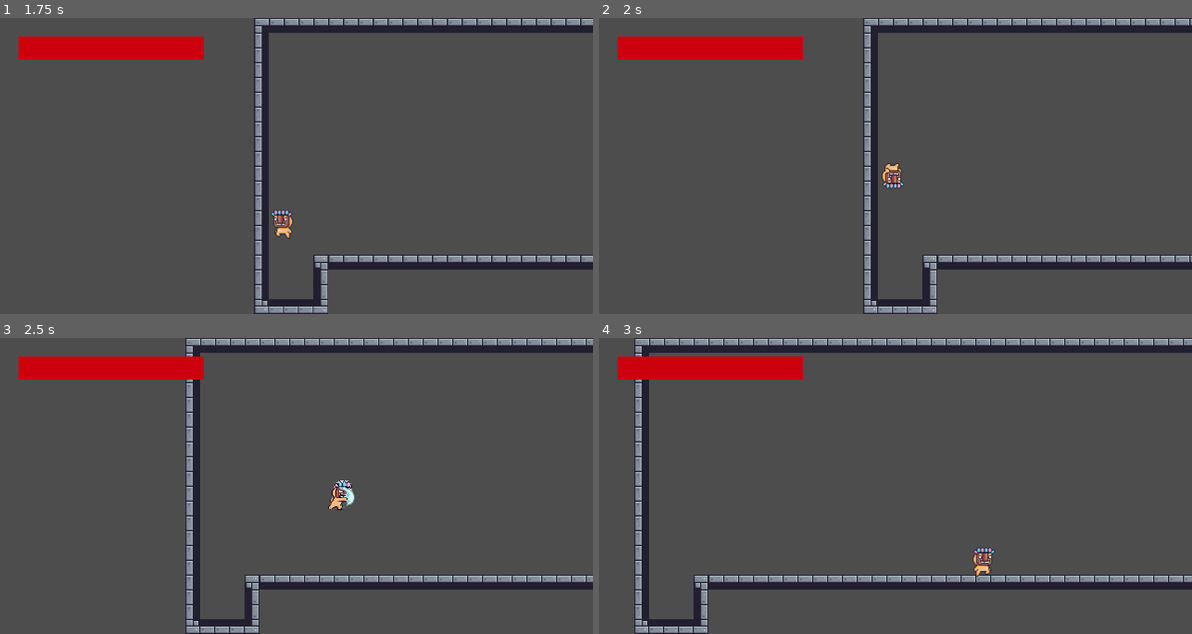
Above: before the commit, frames 1-4 (two rows, left to right).
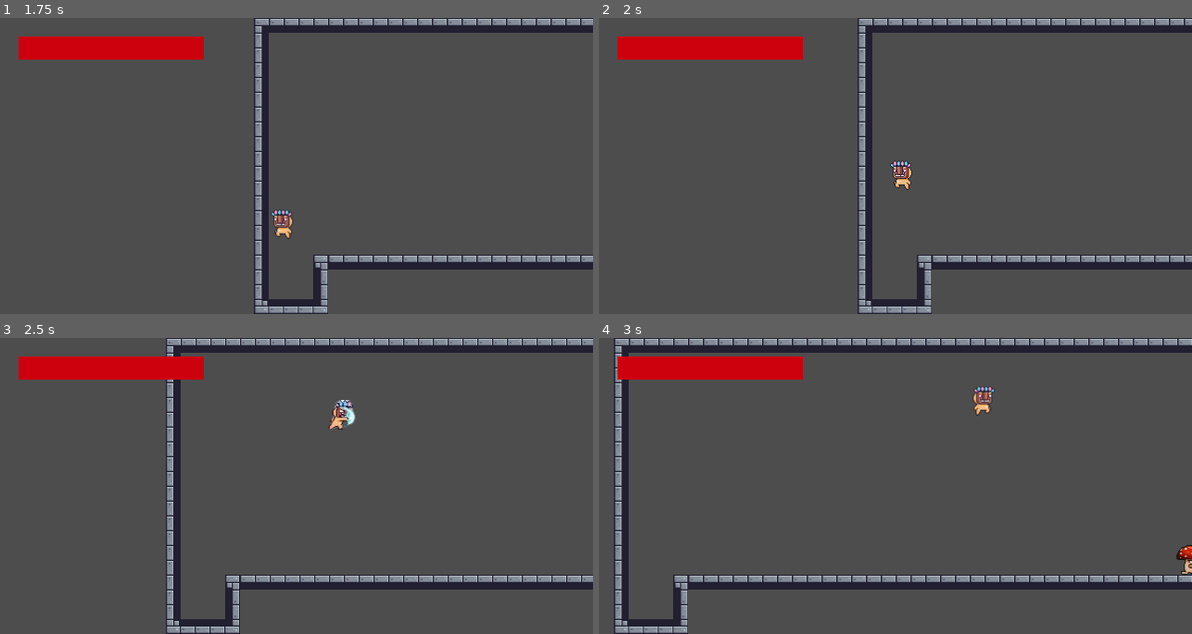
Above: after the commit, the same moments.

Repository: Th1nh2411/godot-test
Game: Godot game, scene res://main.tscn
The game is run twice, just before and just after one commit, with the same random seed, the same clock (stepped at 60 frames per second) and the same inputs. The project has no main scene, so this scene is started directly.
Inputs (mouse positions are in pixels of both pictures, inside the frame that each line leads up to):
- Up to frame 1 (1.75 s): tap Enter (ui_accept) at 0.5, 0.77, 0.8, 1.07, 1.35, 1.52 s; move the mouse to (426, 151) at 0.52 s; hold D (move_right) 0.53-1.28 s; tap Shift (dash) at 0.6, 1.55 s; click (426, 151) at 0.67 s; move the mouse to (177, 180) at 1.27 s; hold A (move_left) from 1.28 s (still down)
- Up to frame 2 (2 s): keep holding A (move_left); tap Enter (ui_accept) at 1.82 s
- Up to frame 3 (2.5 s): move the mouse to (355, 420) at 2.02 s; release A (move_left) at 2.03 s; hold D (move_right) from 2.03 s (still down); tap J (attack) at 2.1 s; tap Enter (ui_accept) at 2.3 s
- Up to frame 4 (3 s): keep holding D (move_right); move the mouse to (865, 545) at 2.77 s; tap Shift (dash) at 2.85 s; click (865, 545) at 2.92 s

Frame 1 is identical in both runs. In frame 2, 4.8% of the frame differs, in the area x 43-100%, y 0-100%; in frame 3, 7.3%; in frame 4, 7.7%, in the area x 2-100%, y 0-100%.

Commit message:
feat: implement wall sliding and wall jumping mechanics with associated animations and UI layout improvements

Diff:
--- a/scenes/player/Player.tscn
+++ b/scenes/player/Player.tscn
@@ -13,6 +13,7 @@
 [ext_resource type="Script" uid="uid://c5nl4sqxpo21l" path="res://scenes/player/components/movement.gd" id="6_movement"]
 [ext_resource type="Script" uid="uid://dp8nkd5n4pmnw" path="res://scenes/player/components/animation.gd" id="7_animation"]
 [ext_resource type="Script" uid="uid://bvxgyb2dm6465" path="res://components/combat.gd" id="8_combat"]
+[ext_resource type="Texture2D" uid="uid://x1xqsb26ndcs" path="res://assets/pixel-adventure/Main Characters/Mask Dude/Wall Jump (32x32).png" id="11_8qjgm"]
 [ext_resource type="PackedScene" uid="uid://ctyhlu43em2jl" path="res://components/Hurtbox.tscn" id="12_20koh"]
 [ext_resource type="PackedScene" uid="uid://bmkh2tf5ufot3" path="res://components/Hitbox.tscn" id="13_ov1oi"]
 
@@ -240,6 +241,26 @@
 atlas = ExtResource("4_pn6s4")
 region = Rect2(352, 0, 32, 32)
 
+[sub_resource type="AtlasTexture" id="AtlasTexture_gtkor"]
+atlas = ExtResource("11_8qjgm")
+region = Rect2(0, 0, 32, 32)
+
+[sub_resource type="AtlasTexture" id="AtlasTexture_wslmf"]
+atlas = ExtResource("11_8qjgm")
+region = Rect2(32, 0, 32, 32)
+
+[sub_resource type="AtlasTexture" id="AtlasTexture_u3aff"]
+atlas = ExtResource("11_8qjgm")
+region = Rect2(64, 0, 32, 32)
+
+[sub_resource type="AtlasTexture" id="AtlasTexture_n65jb"]
+atlas = ExtResource("11_8qjgm")
+region = Rect2(96, 0, 32, 32)
+
+[sub_resource type="AtlasTexture" id="AtlasTexture_lf4f6"]
+atlas = ExtResource("11_8qjgm")
+region = Rect2(128, 0, 32, 32)
+
 [sub_resource type="SpriteFrames" id="SpriteFrames_8rfh6"]
 animations = [{
 "frames": [{
@@ -465,6 +486,26 @@
 "loop": 1,
 "name": &"run",
 "speed": 11.0
+}, {
+"frames": [{
+"duration": 1.0,
+"texture": SubResource("AtlasTexture_gtkor")
+}, {
+"duration": 1.0,
+"texture": SubResource("AtlasTexture_wslmf")
+}, {
+"duration": 1.0,
+"texture": SubResource("AtlasTexture_u3aff")
+}, {
+"duration": 1.0,
+"texture": SubResource("AtlasTexture_n65jb")
+}, {
+"duration": 1.0,
+"texture": SubResource("AtlasTexture_lf4f6")
+}],
+"loop": 1,
+"name": &"wall_slide",
+"speed": 5.0
 }]
 
 [sub_resource type="RectangleShape2D" id="RectangleShape2D_4ca8m"]
@@ -488,7 +529,7 @@
 
 [node name="AnimatedSprite2D" type="AnimatedSprite2D" parent="." unique_id=1880584652]
 sprite_frames = SubResource("SpriteFrames_8rfh6")
-animation = &"dash"
+animation = &"wall_slide"
 
 [node name="CollisionShape2D" type="CollisionShape2D" parent="." unique_id=2075478819]
 visible = false
--- a/scenes/player/components/animation.gd
+++ b/scenes/player/components/animation.gd
@@ -48,6 +48,8 @@
 			_play("die")
 		Player.State.DASH:
 			_play("dash")
+		Player.State.WALL_SLIDE:
+			_play("wall_slide")
 
 
 func _play(name: String) -> void:
--- a/scenes/player/components/movement.gd
+++ b/scenes/player/components/movement.gd
@@ -8,10 +8,13 @@
 const JUMP_VELOCITY := -400.0
 const MAX_JUMPS := 2
 const DASH_SPEED := 800.0
+const WALL_SLIDE_SPEED := 100.0
+const WALL_JUMP_VELOCITY_X := 100.0
 
 @onready var player: Player = owner
 var jump_count := 0
 var can_dash := true
+var wall_jump_lock := false
 
 func update(delta: float) -> void:
 	# Nếu đang lướt, bỏ qua mọi thao tác di chuyển/nhảy khác
@@ -56,15 +59,30 @@
 
 func _apply_gravity(delta: float) -> void:
 	if not player.is_on_floor():
-		player.velocity += player.get_gravity() * delta
+		# Nếu đang rơi, chạm tường và ép phím vào tường -> Trượt tường
+		if player.velocity.y > 0 and player.is_on_wall() and player.direction != 0 and player.direction == -sign(player.get_wall_normal().x):
+			player.velocity.y = min(player.velocity.y + player.get_gravity().y * delta, WALL_SLIDE_SPEED)
+			jump_count = 0 # Cho phép nhảy đúp sau khi rời tường
+		else:
+			player.velocity += player.get_gravity() * delta
 	else:
 		jump_count = 0
 
 
 func _handle_jump() -> void:
-	if Input.is_action_just_pressed("ui_accept") and jump_count < MAX_JUMPS:
-		player.velocity.y = JUMP_VELOCITY
-		jump_count += 1
+	if Input.is_action_just_pressed("ui_accept"):
+		# Wall Jump: Chạm tường, trên không, và đang ép vào tường
+		if player.is_on_wall() and not player.is_on_floor() and player.direction != 0 and player.direction == -sign(player.get_wall_normal().x):
+			player.velocity.y = JUMP_VELOCITY
+			# Bật ra hướng ngược lại với bức tường
+			player.velocity.x = sign(player.get_wall_normal().x) * WALL_JUMP_VELOCITY_X
+			jump_count = 1
+			# Khóa di chuyển ngang trong 0.2s để lực bật không bị ghi đè
+			wall_jump_lock = true
+			get_tree().create_timer(0.2).timeout.connect(func(): wall_jump_lock = false)
+		elif jump_count < MAX_JUMPS:
+			player.velocity.y = JUMP_VELOCITY
+			jump_count += 1
 
 func _handle_attack() -> void:
 	if Input.is_action_just_pressed("attack") and not player.is_attacking:
@@ -72,6 +90,9 @@
 		player.hitbox_collision.disabled = false # Bật vùng sát thương lên
 
 func _handle_horizontal() -> void:
+	if wall_jump_lock:
+		return # Không ghi đè velocity.x nếu vừa bật tường
+
 	if player.direction != 0:
 		player.velocity.x = player.direction * SPEED
 	else:
--- a/scenes/player/player.gd
+++ b/scenes/player/player.gd
@@ -14,7 +14,8 @@
 	APPEAR,
 	DIE,
 	HIT,
-	DASH
+	DASH,
+	WALL_SLIDE
 }
 var is_attacking: bool = false
 var is_appearing: bool = true
--- a/scenes/player/state_machine/state_machine.gd
+++ b/scenes/player/state_machine/state_machine.gd
@@ -20,6 +20,9 @@
 		return Player.State.ATTACK
 
 	if not player.is_on_floor():
+		if player.velocity.y > 0 and player.is_on_wall() and player.direction != 0 and player.direction == -sign(player.get_wall_normal().x):
+			return Player.State.WALL_SLIDE
+
 		if player.velocity.y < 0:
 			if player.movement.jump_count > 1:
 				return Player.State.DOUBLE_JUMP
--- a/scenes/ui/game_over/GameOver.tscn
+++ b/scenes/ui/game_over/GameOver.tscn
@@ -19,7 +19,7 @@
 grow_vertical = 2
 color = Color(0, 0, 0, 0.49019608)
 
-[node name="Label" type="Label" parent="ColorRect" unique_id=1940474651]
+[node name="VBoxContainer" type="VBoxContainer" parent="ColorRect" unique_id=1714029448]
 layout_mode = 1
 anchors_preset = 8
 anchor_left = 0.5
@@ -27,28 +27,23 @@
 anchor_right = 0.5
 anchor_bottom = 0.5
 offset_left = -143.0
-offset_top = -92.0
+offset_top = -52.0
 offset_right = 143.0
-offset_bottom = -23.0
+offset_bottom = 52.0
 grow_horizontal = 2
 grow_vertical = 2
+
+[node name="Label" type="Label" parent="ColorRect/VBoxContainer" unique_id=1940474651]
+layout_mode = 2
 theme = SubResource("Theme_8rfh6")
+theme_override_font_sizes/font_size = 62
 text = "GAME OVER"
 horizontal_alignment = 1
 vertical_alignment = 1
 
-[node name="RestartButton" type="Button" parent="ColorRect" unique_id=1893637113]
-layout_mode = 1
-anchors_preset = 8
-anchor_left = 0.5
-anchor_top = 0.5
-anchor_right = 0.5
-anchor_bottom = 0.5
-offset_left = -40.75
-offset_top = -15.5
-offset_right = 40.75
-offset_bottom = 15.5
-grow_horizontal = 2
-grow_vertical = 2
+[node name="RestartButton" type="Button" parent="ColorRect/VBoxContainer" unique_id=1893637113]
+custom_minimum_size = Vector2(100, 0)
+layout_mode = 2
+size_flags_horizontal = 4
 theme = SubResource("Theme_jigkw")
 text = "Retry:)"
